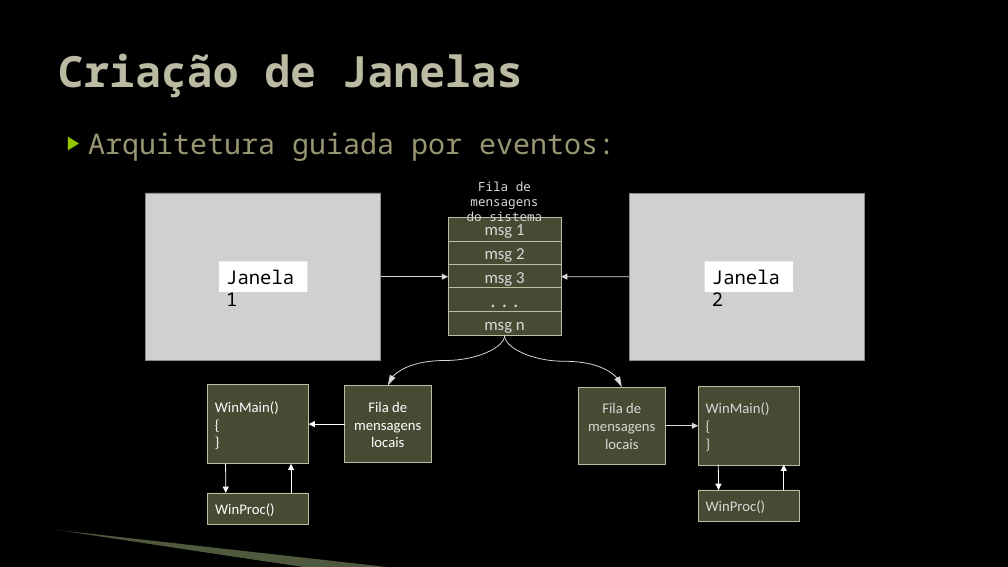
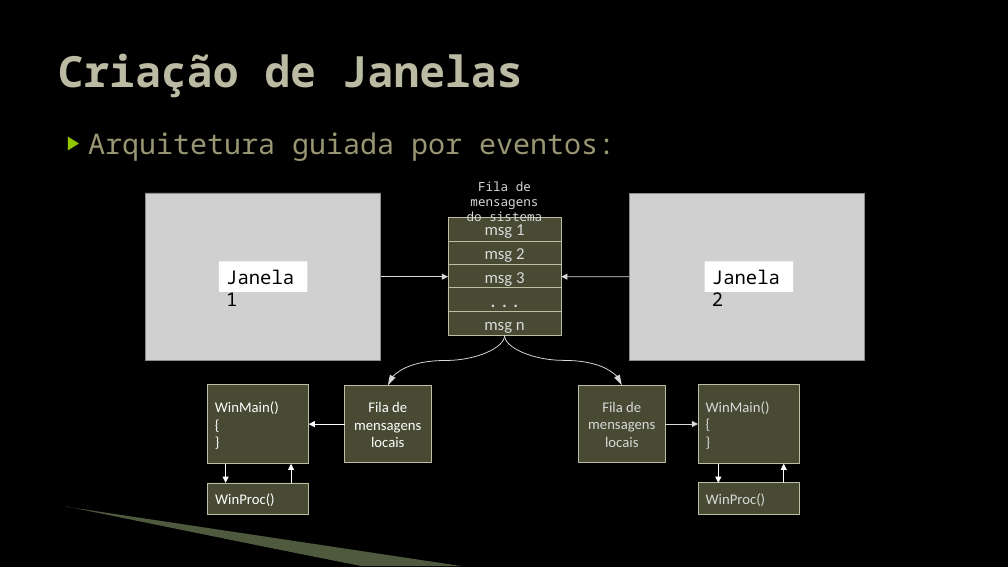
Before and after one commit to JudsonSS/Jogos, a slide deck: slide 28 of Slides/01. Programação Windows.pptx. Drawn at 1008x567 pixels with LibreOffice and Linux fonts; fonts in the diff are those of the drawing; grey boxes stand for pictures; background and template pictures are left out. Boxes give left, top, right and bottom in pixels: in the first picture for what was removed or moved away, otherwise in the second. Text is boxed around its words. In the diff, an @@ line names an element or a change of style, - is before the commit and + after.

```diff
--- a/Slides/01. Programação Windows.pptx
+++ b/Slides/01. Programação Windows.pptx
@@ curved arrow (504, 336) - (622, 386): route changed @@
@@ arrow moved from (225, 464) - (226, 493) to (225, 464) - (225, 483) @@
@@ arrow moved from (291, 493) - (291, 464) to (291, 483) - (291, 464) @@
@@ arrow moved from (718, 465) - (718, 490) to (718, 464) - (718, 483) @@
@@ arrow moved from (784, 490) - (784, 465) to (784, 483) - (784, 464) @@
@@ freeform shape: place and size @@
-freeform shape at <box>54,531,306,567</box>
+freeform shape at <box>64,508,360,566</box>
@@ freeform shape: place and size @@
-freeform shape at <box>55,530,393,567</box>
+freeform shape at <box>66,507,463,566</box>
@@ rectangle "WinProc()": place and size @@
-rectangle "WinProc()" at <box>208,493,309,524</box>
+rectangle "WinProc()" at <box>208,483,309,514</box>
@@ rectangle "WinProc()": place and size @@
-rectangle "WinProc()" at <box>699,490,800,521</box>
+rectangle "WinProc()" at <box>699,483,800,514</box>
```
Also in this commit, not shown: 43 other slides changed, 1 other file.
